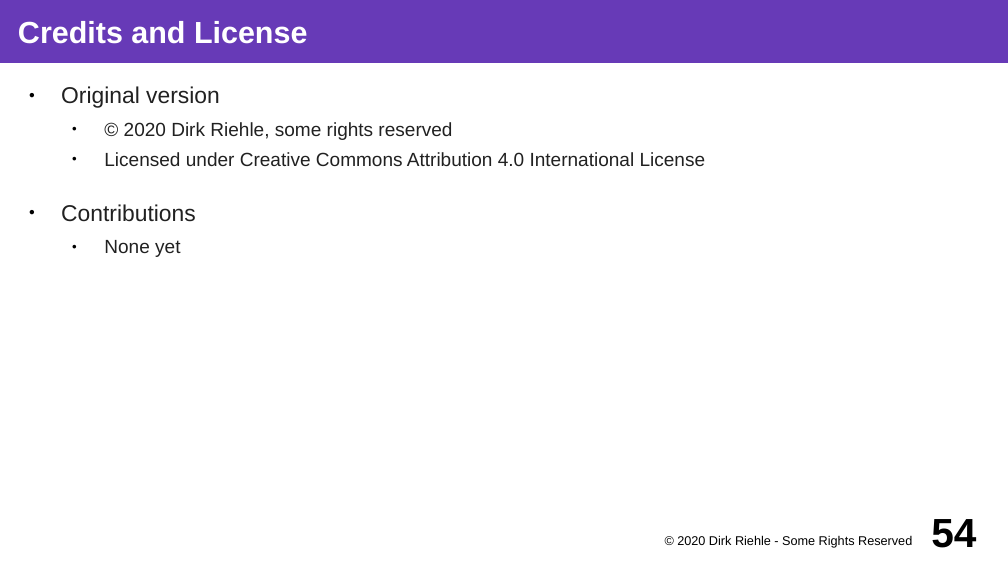
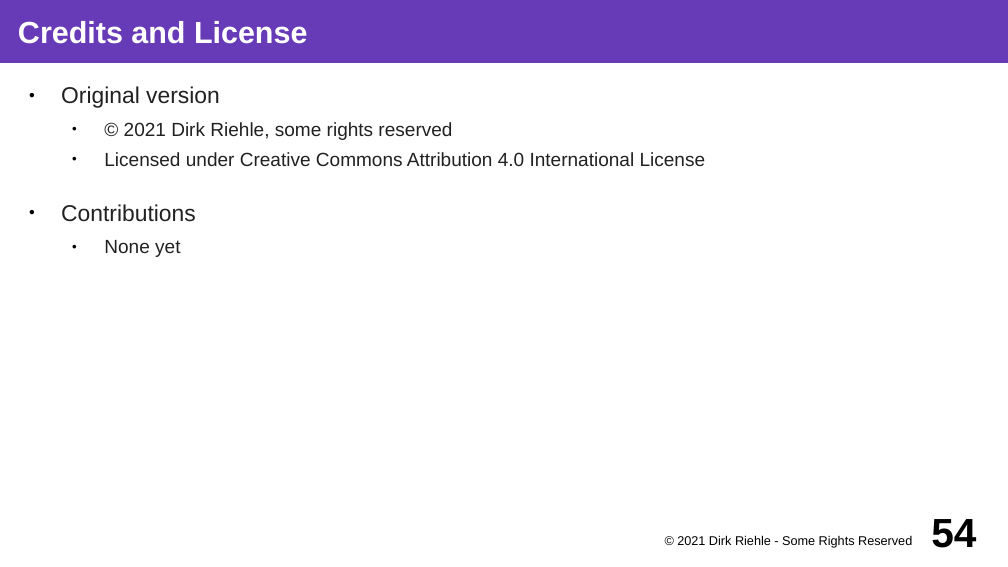
Before and after one commit to dirkriehle/coss-course, a slide deck: slide 54 of Lecture slides/COSS B04 - Business Models.odp. Drawn at 1008x567 pixels with LibreOffice and Linux fonts; fonts in the diff are those of the drawing. Boxes give left, top, right and bottom in pixels: in the first picture for what was removed or moved away, otherwise in the second. Text is boxed around its words. In the diff, an @@ line names an element or a change of style, - is before the commit and + after.

```diff
--- a/Lecture slides/COSS B04 - Business Models.odp
+++ b/Lecture slides/COSS B04 - Business Models.odp
@@ text at (x1=124, y1=122, x2=452, y2=140): text changed @@
-  ● © 2020 Dirk Riehle, some rights reserved
+  ● © 2021 Dirk Riehle, some rights reserved
@@ text at (x1=677, y1=535, x2=912, y2=548): text changed @@
-© 2020 Dirk Riehle - Some Rights Reserved
+© 2021 Dirk Riehle - Some Rights Reserved
```
Also in this commit, not shown: 45 other slides changed, 14 other files.
